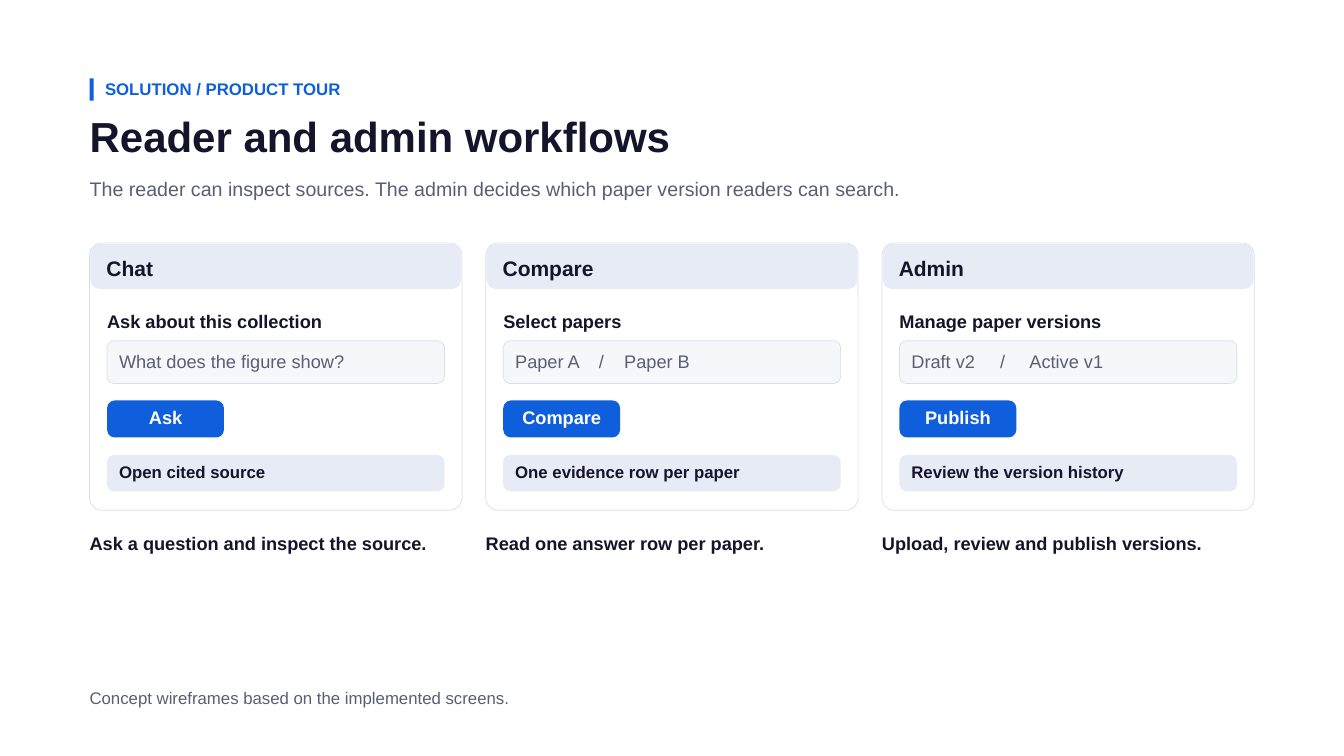
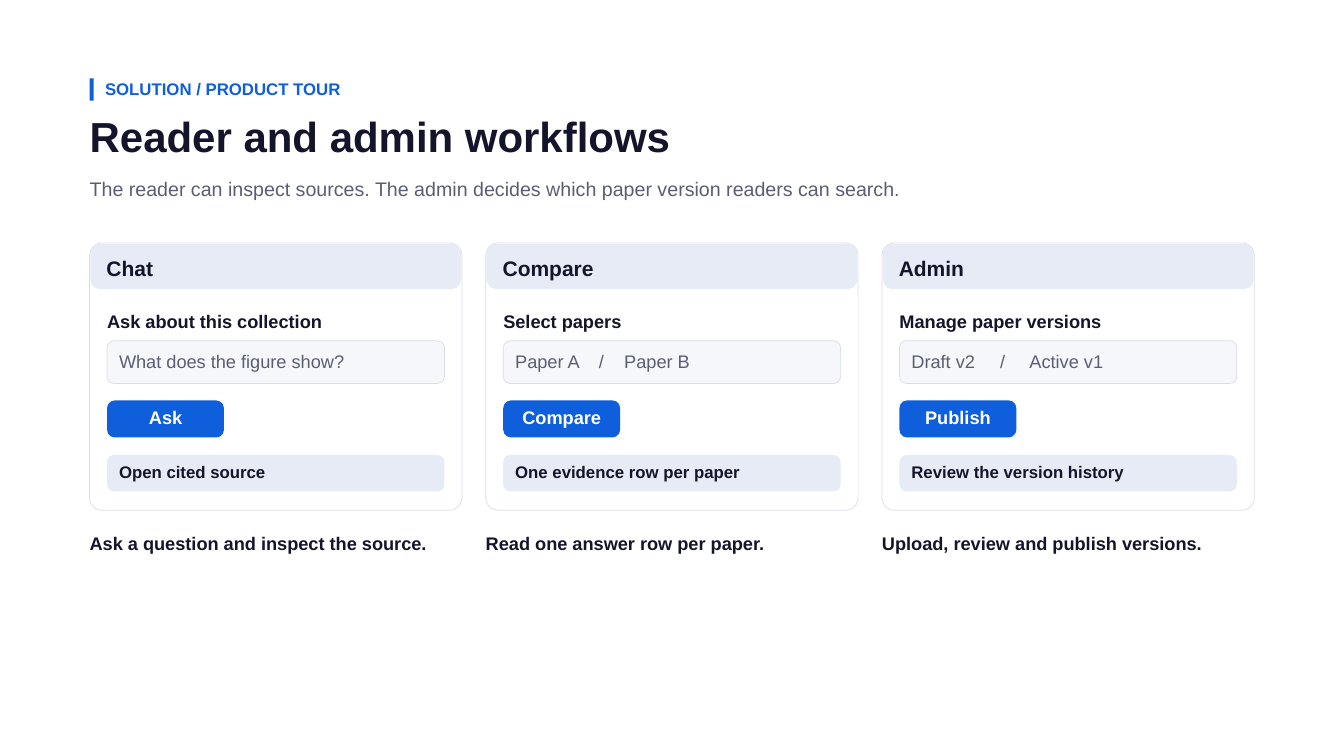
Before and after one commit to Prasannagirish/hcl-nitt-jensen_jackets, a slide deck: slide 3 of ResearchIQ Final Presentation.pptx. Drawn at 1344x756 pixels with LibreOffice and Linux fonts; fonts in the diff are those of the drawing. Boxes give left, top, right and bottom in pixels: in the first picture for what was removed or moved away, otherwise in the second. Text is boxed around its words. In the diff, an @@ line names an element or a change of style, - is before the commit and + after.

```diff
--- a/ResearchIQ Final Presentation.pptx
+++ b/ResearchIQ Final Presentation.pptx
@@ text removed at [90, 692, 509, 708] @@
-Concept wireframes based on the implemented screens.
```
Also in this commit, not shown: 10 other slides changed, 1 other file.
